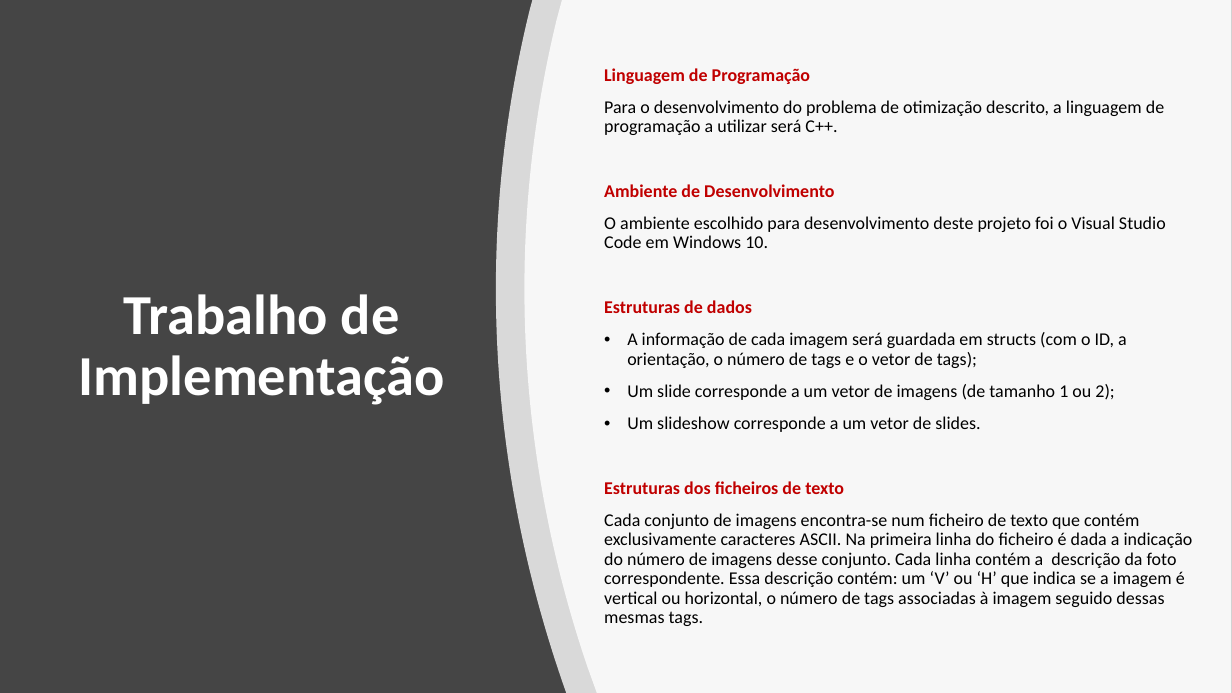
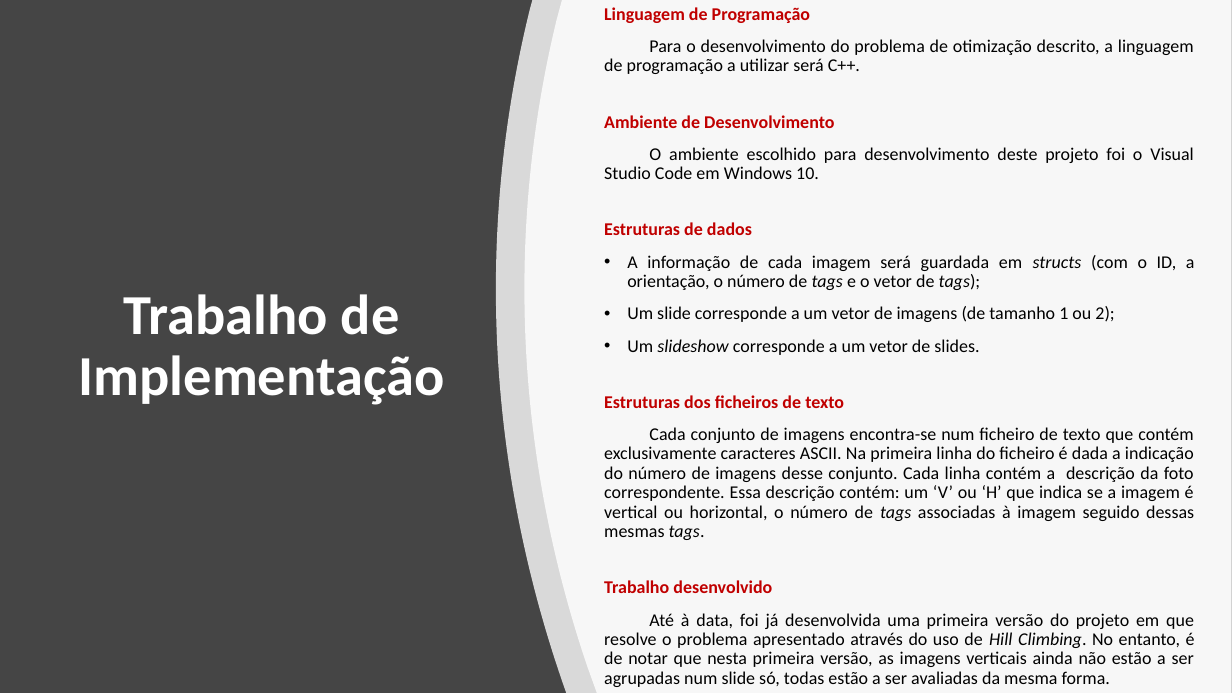
Before and after one commit to jarpraca/IART_1920, a slide deck: slide 5 of Checkpoint #1.pptx. Drawn at 1232x693 pixels with LibreOffice and Linux fonts; fonts in the diff are those of the drawing. Boxes give left, top, right and bottom in pixels: in the first picture for what was removed or moved away, otherwise in the second. Text is boxed around its words. In the diff, an @@ line names an element or a change of style, - is before the commit and + after.

Commit message:
changed hill c

```diff
--- a/Checkpoint #1.pptx
+++ b/Checkpoint #1.pptx
@@ text at bbox=[604, 7, 1195, 540]: italic on in "structs tags tags);", "slideshow", "tags tags."; alignment left to justified @@
@@ text at bbox=[604, 580, 1195, 687]: paragraphs added @@
+Trabalho desenvolvido
+Até à data, foi já desenvolvida uma primeira versão do projeto em que resolve o problema apresentado através do uso de Hill Climbing. No entanto, é de notar que nesta primeira versão, as imagens verticais ainda não estão a ser agrupadas num slide só, todas estão a ser avaliadas da mesma forma.
```
Also in this commit, not shown: 2 other slides changed, 2 other files.
